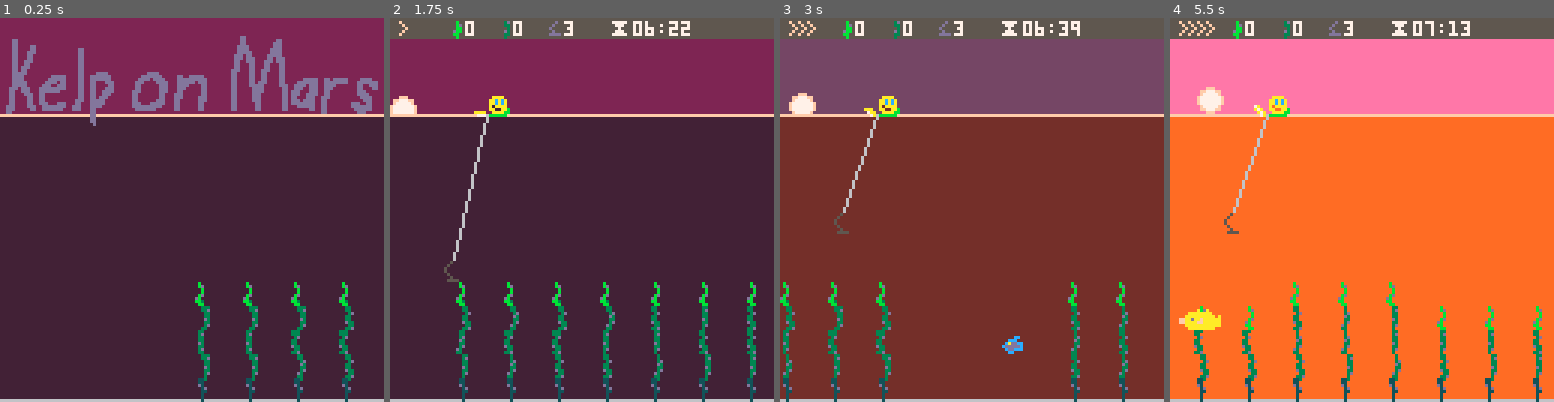
Above: before the commit, frames 1-4 (left to right).
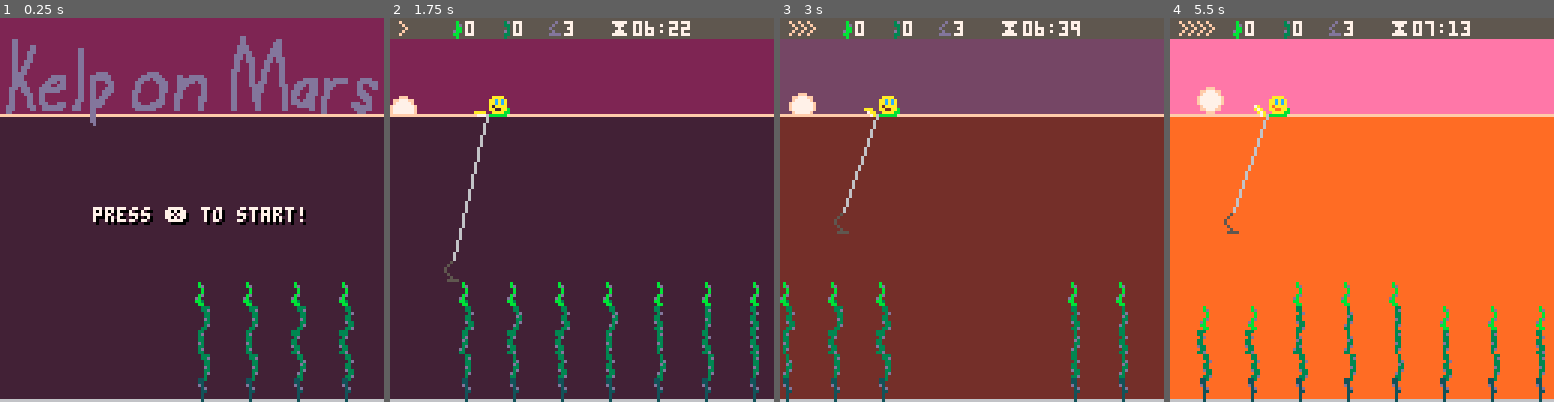
Above: after the commit, the same moments.

Repository: broquaint/pico8-carts
Game: PICO-8 cartridge kelponmars.p8
Two runs of this game, one before a commit and one after it. Both use one fixed random seed, a clock stepped at 60 frames per second and the inputs below.
Inputs:
- Up to frame 1 (0.25 s): no input
- Up to frame 2 (1.75 s): tap X (X key) at 0.33, 1.07 s; tap O (Z key) at 0.7, 1.7 s; hold Right from 1.6 s (still down)
- Up to frame 3 (3 s): tap X (X key) at 1.85, 2.97 s; release Right at 2.1 s; tap O (Z key) at 2.1, 2.5, 2.9 s; hold Up 2.15-2.42 s; hold Right from 2.47 s (still down)
- Up to frame 4 (5.5 s): release Right at 3.03 s; hold Left 3.08-3.58 s; tap O (Z key) every 0.4 s from 3.3 to 5.3 s; hold Down 3.63-3.97 s; hold Right 4.02-4.68 s; tap X (X key) at 4.08, 5.2 s; hold Up 4.73-5.03 s; hold Left from 5.08 s (still down)

The runs differ from the first frame. In frame 1, 1.5% of the frame differs, in the area x 24-80%, y 49-54%; in frame 2, 4.1%; in frame 3, 0.2%; in frame 4, 4.3%, in the area x 2-98%, y 68-100%.

Commit message:
Improved game over
Have an actual game over screen. Fix fish spawn rate. Have the end of
the day make some kind of sense. Misc tweaks.

Diff:
--- a/kelponmars.p8
+++ b/kelponmars.p8
@@ -41,7 +41,6 @@
       return {x=kelp_x,sprite=s}
    end
    if #lakebed > 0 then
-      debug('regrowing lakebed e.g ',lakebed[1])
       for kelp in all(lakebed) do
          -- Unpicked kelp grows
          if kelp.status == KELP__FRESH then
@@ -55,7 +54,7 @@
             kelp.status = KELP__FRESH
          -- Pruned kelp gets a new shoot
          elseif kelp.status == KELP_PRUNED then
-            kelp.height+=1
+            kelp.height = min(7, kelp.height+1)
             kelp.sprites[kelp.height] = make_kelp_sprite(kelp.x, 32)
             kelp.status = KELP_SPROUT
          -- Have sprout turn back into a fresh pickable kelp
@@ -176,23 +175,13 @@
          cooling_down = false,
    })
 
-   fishies = {
-      make_wee_fish(256, 106),
-      make_mid_fish(512, 97),
-      make_wee_fish(768, 111),
-      make_wee_fish(1024, 106),
-      make_mid_fish(1312, 97),
-      make_big_fish(1422, 89),
-      make_wee_fish(1600, 106),
-      make_mid_fish(1750, 97),
-   }
-
    local horizon = 32
    local azimuth = 8
    sun = make_obj({
          x = 0,
          y = horizon,
          minute = 0,
+         setting = false,
    })
    animate_obj(sun, function(obj)
                   while sun.minute < (60*12) do
@@ -211,6 +200,15 @@
 
    init_lakebed()
 
+   fishies = {}
+   local distribution = { 350, 300, 250, 210, 180, 150 }
+   local dist = distribution[run.day]
+   for x = dist, dist * 25, dist do
+      local make_fishie = rnd() < 0.7 and make_wee_fish or
+         rnd() > 0.2 and make_mid_fish or make_big_fish
+      add(fishies, make_fishie(x, rnd({106, 97, 111, 106, 89})))
+   end
+
    splashes = {}
    gather_particles = {}
 end
@@ -245,6 +243,7 @@
       nets = 3,
       family = 50,
       money = 0,
+      nets_used = 0,
    }
 end
 
@@ -480,6 +479,30 @@
    detect_fishies()
 end
 
+function set_sun()
+   sun.setting=true
+   animate_obj(sun, function(obj)
+                  local dest_x = sun.x + 16
+                  local dest_y = sun.y + 8
+                  while sun.x < dest_x do
+                     if nth_frame(25) then
+                        sun.x += 1
+                        sun.y += 1
+                     end
+                     yield()
+                  end
+   end)
+end
+
+function glide_off_screen(obj)
+   local from = obj.x
+   local to = cam.x+127+(obj.x-cam.x)
+   for f = 1,120 do
+      obj.x = lerp(from, to, easeoutquad(f/120))
+      yield()
+   end
+end
+
 function _update60()
    frame_count += 1
    run_animations()
@@ -489,38 +512,31 @@
       cam.x = 0
       music(-1)
       current_game_state = game_state_run_summary
-   elseif current_game_state == game_state_playing and not(sun.minute < (60*12)) then
-      animate_obj(sun, function(obj)
-                     local dest_x = sun.x + 16
-                     local dest_y = sun.y + 8
-                     while sun.x < dest_x do
-                        if nth_frame(25) then
-                           sun.x += 1
-                           sun.y += 1
-                        end
-                        yield()
-                     end
-      end)
-      for s in all({player, net}) do
-         animate_obj(s, function(obj)
-                        local from = obj.x
-                        local to = cam.x+127+(obj.x-cam.x)
-                        for f = 1,120 do
-                           obj.x = lerp(from, to, easeoutquad(f/120))
-                           yield()
-                        end
-         end)
-      end
-      run.tips += player.tips
-      run.trunks += player.trunks
+   elseif current_game_state == game_state_playing and (sun.minute == (60*12) or cam.x > lakebed[#lakebed].x) then
+      if cam.x < lakebed[#lakebed].x then
+         set_sun()
+      end
+      animate_obj(player, glide_off_screen)
+      animate_obj(net, glide_off_screen)
+
+      run.tips += player.tips - 40
+      run.trunks += player.trunks - ((3-run.nets)*10)
+      run.nets = 3
+      run.nets_used += 3 - run.nets
+      run.day += 1
+
       current_game_state = game_state_day_summary
    end
 
    if current_game_state == game_state_playing then
       harvest_kelp()
    elseif current_game_state == game_state_day_summary or current_game_state == game_state_run_summary or current_game_state == game_state_title then
+      if sun.minute == (60*12) and not sun.setting then
+         set_sun()
+      end
+
       if btnp(b_x) then
-         if current_game_state == game_state_run_summary or current_game_state == game_state_title then
+         if current_game_state == game_state_run_summary or current_game_state == game_state_title or (run.tips < 0 or run.trunks < 0) then
             lakebed = {}
             music(0)
             init_run()
@@ -655,17 +671,46 @@
 
    rectfill(cam.x+16, WATER_LINE + 8, cam.x+112, 112, dusk)
    rectfill(cam.x+15, WATER_LINE + 7, cam.x+111, 111, white)
-   print('end of the day!', cam.x+24, WATER_LINE+16, slate)
-   print('harvested :-', cam.x+24, WATER_LINE+24, slate)
-   spr(13, cam.x+24, WATER_LINE +  32)
-   print(player.tips, cam.x+32, WATER_LINE + 32)
-   spr(14, cam.x+24, WATER_LINE + 40)
-   print(player.trunks, cam.x+32, WATER_LINE + 40)
+
+   local yos = WATER_LINE+8
+   if cam.x > lakebed[#lakebed].x then
+      print('end of the kelp', cam.x+24, yos+8, slate)
+   else
+      print('end of the day', cam.x+24, yos+8, slate)
+   end
+   --spr(15, cam.x+64, WATER_LINE+23)
+   print('harvested:', cam.x+24, yos+16, slate)
+   spr(13, cam.x+24, yos + 26)
+   print(player.tips, cam.x+32, yos + 27)
+   spr(14, cam.x+24, yos + 34)
+   print(player.trunks, cam.x+32, yos + 35)
+
+   pal(black, ember, 1)
+   print(dumper('4 x $hungry - ', player.tips, ' = ',run.tips), cam.x+24, yos+48, run.tips >= 0 and slate or black)
+   print(dumper(player.trunks, ' - $new_nets = ', run.trunks), cam.x+24, yos+56, run.trunks >= 0 and slate or black)
+
+   if run.tips < 0 or run.trunks < 0 then
+      print('game over!', cam.x+48, yos+64, black)
+   end
 end
 
 function draw_run_summary()
-   print('end of the run!', 16 , 32, white)
-   print(dumper('gathered: ^', player.tips, ' L', player.trunks), 16, 48, white)
+   draw_harvesting()
+
+   rectfill(cam.x+16, WATER_LINE + 8, cam.x+112, 112, dusk)
+   rectfill(cam.x+15, WATER_LINE + 7, cam.x+111, 111, white)
+
+   local yos = WATER_LINE+8
+
+   print('end of the run!', cam.x+16 , yos+8, slate)
+   print('total harvest:', cam.x+24, yos+16, slate)
+   spr(13, cam.x+24, yos + 26)
+   print(run.tips > 0 and run.tips or player.tips, cam.x+32, yos + 27)
+   spr(14, cam.x+24, yos + 34)
+   print(run.trunks > 0 and run.trunks or player.trunks, cam.x+32, yos + 35, slate)
+
+   print('days passed: '..run.day, cam.x+24, yos+44, slate)
+   print('nets broken: '..(run.nets_used > 0 and run.nets_used or 3-player.nets), cam.x+24, yos+52, slate)
 end
 
 function draw_title()
@@ -673,6 +718,15 @@
    draw_water()
 
    sspr(0, 32, 128, 128, 0, 5)
+
+   if frame_count % 120 < 60 then
+      print('press ❎ to start!', 32, 64, black)
+      print('press ❎ to start!', 31, 63, white)
+   else
+      print('press    to start!', 32, 64, black)
+      print('      ❎'          , 32, 64, white)
+      print('press    to start!', 31, 63, white)
+   end
 
    draw_kelp()
 end
